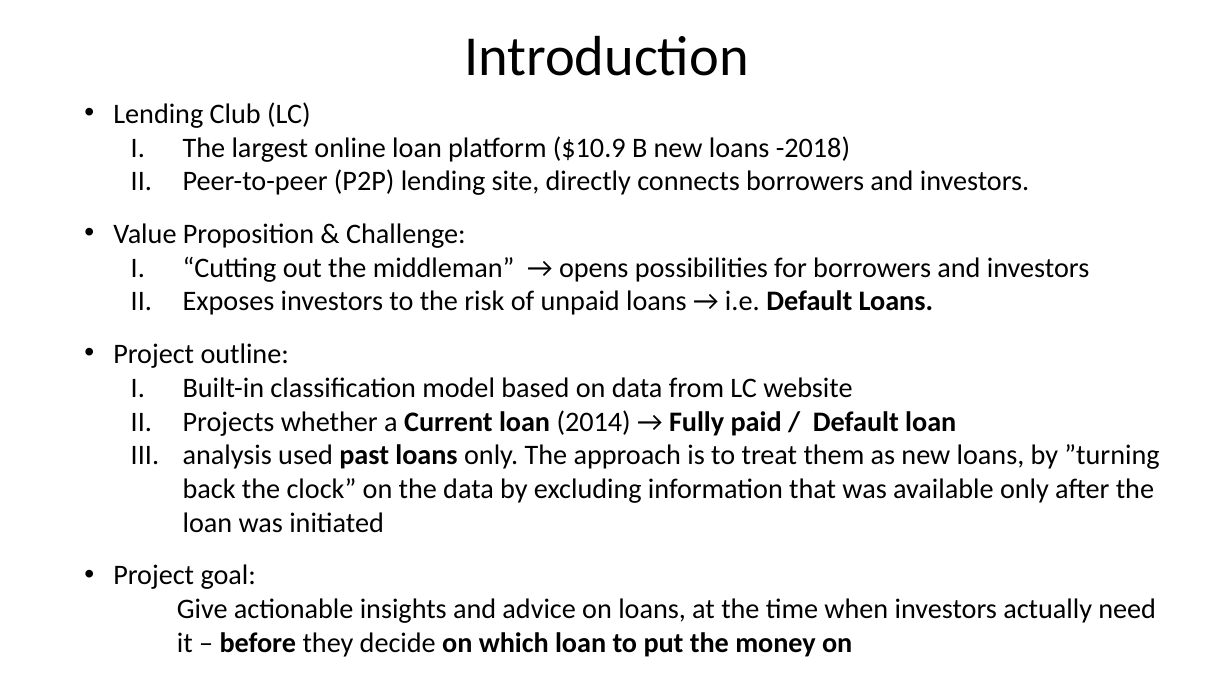
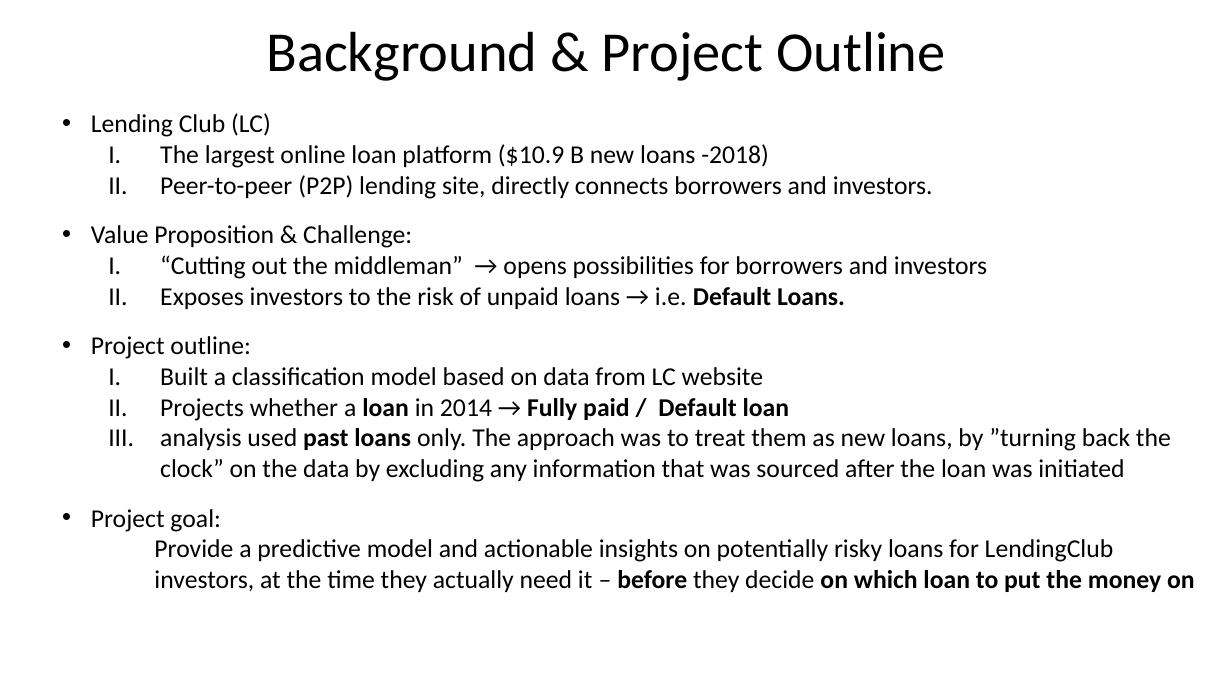
Before and after one commit to Erolino/LendingClub_Loans, a slide deck: slide 3 of LendingClub_Biz_Deck.pptx (slide 2 before the commit). Drawn at 1232x693 pixels with LibreOffice and Linux fonts; fonts in the diff are those of the drawing; background and template pictures are left out. Boxes give left, top, right and bottom in pixels: in the first picture for what was removed or moved away, otherwise in the second. Text is boxed around its words. In the diff, an @@ line names an element or a change of style, - is before the commit and + after.

```diff
--- a/LendingClub_Biz_Deck.pptx
+++ b/LendingClub_Biz_Deck.pptx
@@ title at (266, 31, 945, 81): text changed @@
-Introduction
+Background & Project Outline
@@ text "Lending Club (LC)": place and size @@
-text "Lending Club (LC)" at (113, 102, 1159, 657)
+text "Lending Club (LC)" at (91, 113, 1195, 592)
@@ text at (91, 113, 987, 532): size 22 to 20 pt in "Lending Club (LC)", "The largest online loan platform ($10.9 B ...", "Peer-to-peer (P2P) lending site, directly connects borrowers ...", "Value Proposition & Challenge:" and 4 more places @@
@@ text at (160, 367, 1171, 482): text changed; size 22 to 20 pt @@
-  I. Built-in classification model based on data from LC website
-  II. Projects whether a Current loan (2014) → Fully paid / Default loan
-  III. analysis used past loans only. The approach is to treat them as new loans, by ”turning back the clock” on the data by excluding information that was available only after the loan was initiated
+  I. Built a classification model based on data from LC website
+  II. Projects whether a loan in 2014 → Fully paid / Default loan
+  III. analysis used past loans only. The approach was to treat them as new loans, by ”turning back the clock” on the data by excluding any information that was sourced after the loan was initiated
@@ text at (154, 539, 1195, 592): text changed; size 22 to 20 pt @@
-    Give actionable insights and advice on loans, at the time when investors actually need it – before they decide on which loan to put the money on
+    Provide a predictive model and actionable insights on potentially risky loans for LendingClub investors, at the time they actually need it – before they decide on which loan to put the money on
```
Also in this commit, not shown: 8 other slides changed, 13 slides added, 3 slides removed, 7 other files.
